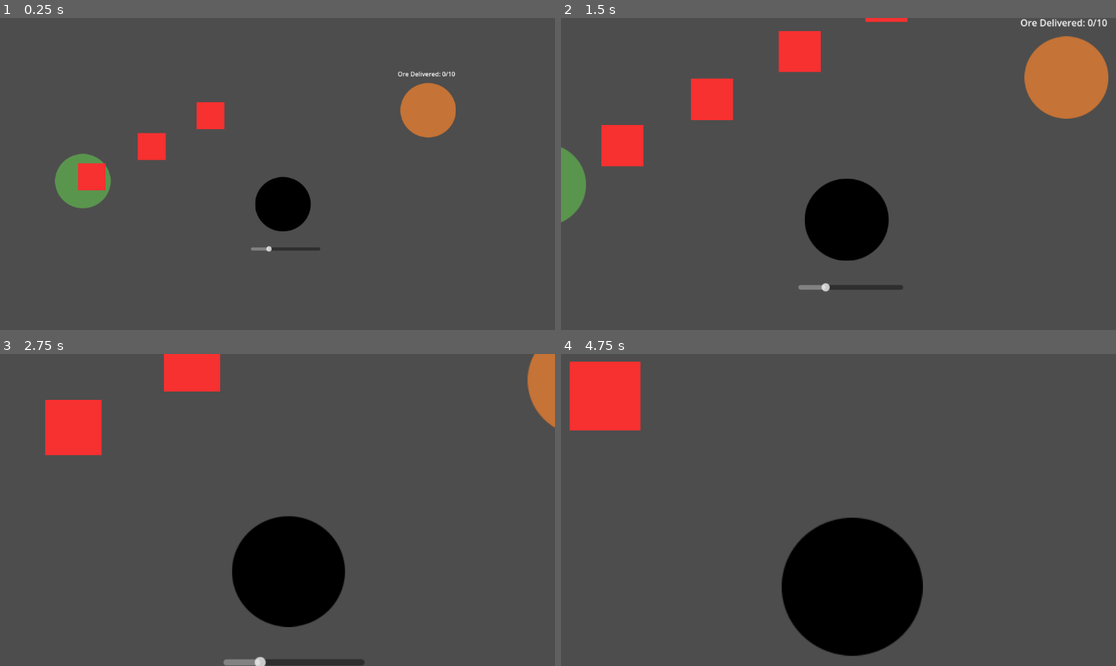
Above: before the commit, frames 1-4 (two rows, left to right).
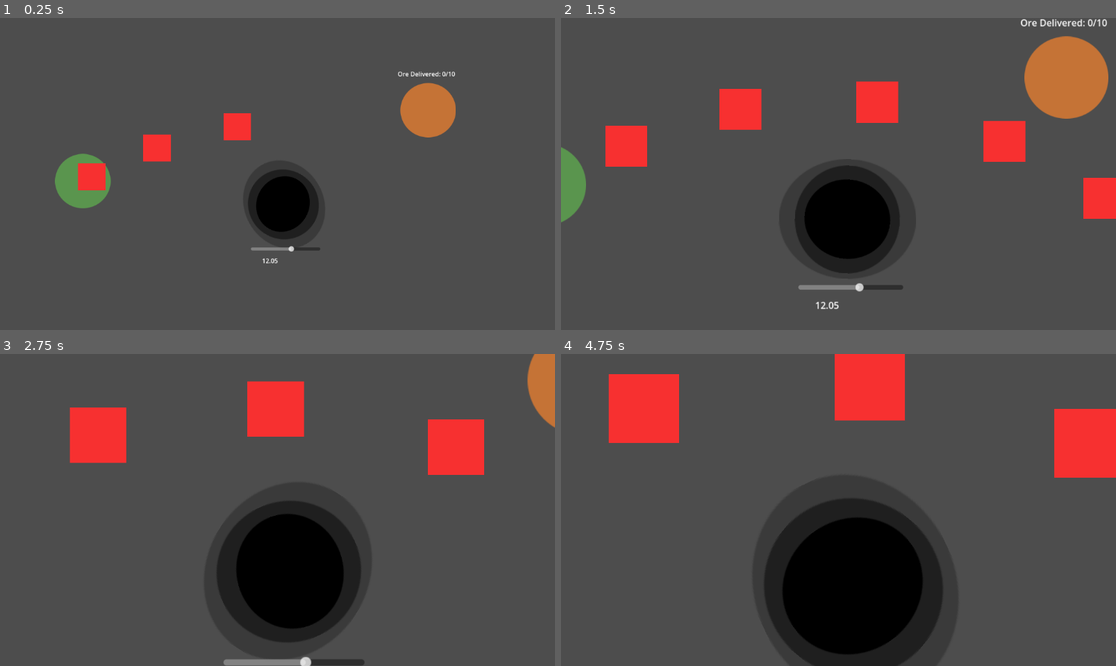
Above: after the commit, the same moments.

Repository: lethalgem/lemmings-forge-game
Game: Godot game, scene res://scenes/game.tscn
Same seed, same stepped clock (60 frames per second), same inputs: the game is played once before the commit and once after it.
Inputs (mouse positions are in pixels of both pictures, inside the frame that each line leads up to):
- Up to frame 1 (0.25 s): no input
- Up to frame 2 (1.5 s): move the mouse to (960, 158) at 0.52 s; hold Right (ui_right) 0.53-1.28 s; hold E (zoom_in) 0.53-1.28 s; click (960, 158) at 0.67 s; move the mouse to (727, 189) at 1.27 s; hold Down (ui_down) from 1.28 s (still down); tap Q (zoom_out) at 1.35 s; click (727, 189) at 1.42 s
- Up to frame 3 (2.75 s): move the mouse to (333, 441) at 2.02 s; release Down (ui_down) at 2.03 s; hold Right (ui_right) from 2.03 s (still down); hold E (zoom_in) from 2.03 s (still down); click (333, 441) at 2.17 s
- Up to frame 4 (4.75 s): move the mouse to (810, 572) at 2.77 s; release Right (ui_right) at 2.78 s; release E (zoom_in) at 2.78 s; hold Up (ui_up) 2.78-3.53 s; tap Q (zoom_out) at 2.85, 4.35 s; click (810, 572) at 2.92 s; move the mouse to (1005, 556) at 3.52 s; hold E (zoom_in) 3.53-4.28 s; hold Left (ui_left) from 3.53 s (still down); click (1005, 556) at 3.67 s; move the mouse to (672, 463) at 4.27 s; click (672, 463) at 4.42 s

The runs differ from the first frame. In frame 1, 2.1% of the frame differs, in the area x 24-58%, y 26-79%; in frame 2, 8.0%; in frame 3, 11%; in frame 4, 14%, in the area x 1-100%, y 0-100%.

Commit message:
MB Made black holes spin

Diff:
--- a/scenes/black_hole.tscn
+++ b/scenes/black_hole.tscn
@@ -9,27 +9,43 @@
 [node name="BlackHole" type="Node2D"]
 script = ExtResource("1_itekg")
 
+[node name="GravityLabel" type="Label" parent="."]
+unique_name_in_owner = true
+offset_left = -55.0
+offset_top = 135.0
+offset_right = 58.0
+offset_bottom = 158.0
+
 [node name="BlackHole" type="Area2D" parent="."]
 unique_name_in_owner = true
 position = Vector2(-1, 0)
 
-[node name="HSlider" type="HSlider" parent="BlackHole"]
+[node name="MoreOuterCircle" type="Sprite2D" parent="BlackHole"]
 unique_name_in_owner = true
-offset_left = -83.0
-offset_top = 108.0
-offset_right = 97.0
-offset_bottom = 124.0
-min_value = 0.25
-max_value = 20.0
-step = 0.1
-value = 5.05
-metadata/_edit_use_anchors_ = true
+modulate = Color(0.266667, 0.266667, 0.266667, 1)
+position = Vector2(0.951223, 1)
+scale = Vector2(1.63159, 1.4539)
+texture = ExtResource("2_ft5es")
+offset = Vector2(0.352102, -1.60422)
 
-[node name="Sprite2D" type="Sprite2D" parent="BlackHole"]
+[node name="OuterCircle" type="Sprite2D" parent="BlackHole"]
+unique_name_in_owner = true
+modulate = Color(0.145098, 0.145098, 0.145098, 1)
+position = Vector2(1, 0.0346821)
+scale = Vector2(1.24823, 1.31206)
+texture = ExtResource("2_ft5es")
+offset = Vector2(0.102289, -0.407516)
+
+[node name="InnerCircle" type="Sprite2D" parent="BlackHole"]
+unique_name_in_owner = true
 modulate = Color(0, 0, 0, 1)
+position = Vector2(1, -0.0354614)
+scale = Vector2(1.02083, 0.964539)
 texture = ExtResource("2_ft5es")
+offset = Vector2(0, -1)
 
-[node name="CollisionShape2D" type="CollisionShape2D" parent="BlackHole"]
+[node name="HoleCollision" type="CollisionShape2D" parent="BlackHole"]
+unique_name_in_owner = true
 position = Vector2(1, 1)
 scale = Vector2(7.85, 7.85)
 shape = SubResource("CircleShape2D_ysjjs")
@@ -38,11 +54,23 @@
 position = Vector2(-2, 0)
 
 [node name="OuterCollision" type="CollisionShape2D" parent="OuterArea"]
-position = Vector2(2, 1)
+position = Vector2(0.999977, 3.8147e-06)
 scale = Vector2(61.6225, 61.6225)
 shape = SubResource("CircleShape2D_ysjjs")
 
+[node name="HSlider" type="HSlider" parent="."]
+unique_name_in_owner = true
+offset_left = -84.0
+offset_top = 108.0
+offset_right = 96.0
+offset_bottom = 124.0
+min_value = 0.25
+max_value = 20.0
+step = 0.1
+value = 5.05
+metadata/_edit_use_anchors_ = true
+
 [connection signal="body_entered" from="BlackHole" to="." method="_on_body_entered"]
-[connection signal="value_changed" from="BlackHole/HSlider" to="." method="gravityChanged"]
 [connection signal="body_entered" from="OuterArea" to="." method="_on_outer_collision_entered"]
 [connection signal="body_exited" from="OuterArea" to="." method="_on_outer_collision_exited"]
+[connection signal="value_changed" from="HSlider" to="." method="gravityChanged"]
--- a/scenes/gravity_test.tscn
+++ b/scenes/gravity_test.tscn
@@ -13,7 +13,7 @@
 
 [node name="BlackHole1" parent="." instance=ExtResource("2_bjwv3")]
 unique_name_in_owner = true
-position = Vector2(2084, 1082)
+position = Vector2(1274, -376)
 
 [node name="BlackHole2" parent="." instance=ExtResource("2_bjwv3")]
 unique_name_in_owner = true
@@ -45,4 +45,4 @@
 
 [node name="WormHole2" parent="." instance=ExtResource("2_m4vo7")]
 unique_name_in_owner = true
-position = Vector2(1212, 1408)
+position = Vector2(1554, 1030)
--- a/scenes/level_0.tscn
+++ b/scenes/level_0.tscn
@@ -2,7 +2,7 @@
 
 [ext_resource type="Script" path="res://scripts/level.gd" id="1_j08g6"]
 [ext_resource type="PackedScene" uid="uid://bwd1ajpap6kfd" path="res://scenes/planet.tscn" id="2_jcugo"]
-[ext_resource type="PackedScene" uid="uid://c0u3fk2iyjxa4" path="res://scenes/forge.tscn" id="3_qbjau"]
+[ext_resource type="PackedScene" uid="uid://c0u3fk2iyjxa4" path="res://scenes/Forge.tscn" id="3_qbjau"]
 [ext_resource type="PackedScene" uid="uid://b5exmk65lrs0v" path="res://scenes/black_hole.tscn" id="4_5vav4"]
 
 [node name="Level0" type="Node2D" node_paths=PackedStringArray("planet")]
--- a/scripts/black_hole.gd
+++ b/scripts/black_hole.gd
@@ -1,6 +1,38 @@
 class_name BlackHole
 extends Node2D
 
+
+
+
+var increaseGravity = false
+var decreaseGravity = false
+
+func _ready():
+	#%HoleCollision.set_pickable(true)
+	set_process_input(true)
+	pass
+
+#func _input_event(event):
+	#if event is InputEventMouseButton:
+		#if event.pressed and event.button_index == MOUSE_BUTTON_LEFT and is_mouse_within_collision_area(event.global_position): # Change BUTTON_LEFT to the button you want to detect
+			#increaseGravity = true
+		#elif not event.pressed and event.button_index == MOUSE_BUTTON_LEFT: # Change BUTTON_LEFT to the button you want to detect
+			#increaseGravity = false
+		#elif event.pressed and event.button_index == MOUSE_BUTTON_RIGHT and is_mouse_within_collision_area(event.global_position): # Change BUTTON_LEFT to the button you want to detect
+			#decreaseGravity = true
+		#elif not event.pressed and event.button_index == MOUSE_BUTTON_RIGHT: # Change BUTTON_LEFT to the button you want to detect
+			#decreaseGravity = false
+
+func is_mouse_within_collision_area(mouse_position):
+	#var space_state = get_world_2d().direct_space_state
+	#var result = space_state.intersect_point(mouse_position)
+	#return result.collider == %HoleCollision
+
+	var local_mouse_position = to_local(mouse_position)
+	var collider = %HoleCollision # Replace with your collision shape's name
+	return collider.shape.intersects(local_mouse_position)
+
+	#return %HoleCollision.shape.collide(mouse_position,,)
 
 
 var ores_in_gravity_well = []
@@ -16,9 +48,17 @@
 func setInitalGravity(gravity):
 	_currentGravity = gravity
 	%HSlider.value = gravity
+	%GravityLabel.text = str(_currentGravity)
 
 func gravityChanged(newValue: float):
 	_currentGravity = newValue
+	%GravityLabel.text = str(_currentGravity)
+
+
+
+const SPEED = 300.0
+const ROTATION_SPEED = 10
+var target_angle : float
 
 func _physics_process(delta):
 	#var gravityModifier:float = float(%HSlider.value)
@@ -30,6 +70,25 @@
 		var direction_from_ore_to_self = ore.global_position.direction_to(global_position)
 		var distance_to_ore = ore.global_position.distance_to(global_position)
 		ore.update(direction_from_ore_to_self, distance_to_ore, gravityModifier * gravityBase, delta)
+
+	#var direction := Input.get_vector("ui_left", "ui_right", "ui_up", "ui_down")
+	#var velocity = direction * SPEED
+	#target_angle = %BlackHole.rotation - (_currentGravity ) * 10 * PI / 180
+	#print(target_angle)
+	#%BlackHole.rotation = lerp_angle(%BlackHole.rotation, target_angle, delta)
+	target_angle = %InnerCircle.rotation + (_currentGravity ) * 100 * PI * delta / 180
+	%InnerCircle.rotation = target_angle
+	target_angle = %OuterCircle.rotation + (_currentGravity ) * 100 * PI * delta * .4 / 180
+	%OuterCircle.rotation = target_angle
+	target_angle = %MoreOuterCircle.rotation + (_currentGravity ) * 100 * PI * delta * .2 / 180
+	%MoreOuterCircle.rotation = target_angle
+
+	#if increaseGravity:
+		#_currentGravity = _currentGravity + delta
+		#%HSlider.value = _currentGravity
+	#elif decreaseGravity:
+		#_currentGravity = _currentGravity - delta
+		#%HSlider.value = _currentGravity
 
 func _on_body_entered(body):
 	if body is Ore:
--- a/scripts/level.gd
+++ b/scripts/level.gd
@@ -14,6 +14,9 @@
 var ores_delivered = 0
 
 func _ready():
+
+	%BlackHole.setInitalGravity(12)
+
 	planet.setLevel(self)
 	black_hole.setParent(self)
 	if debug_enabled:
